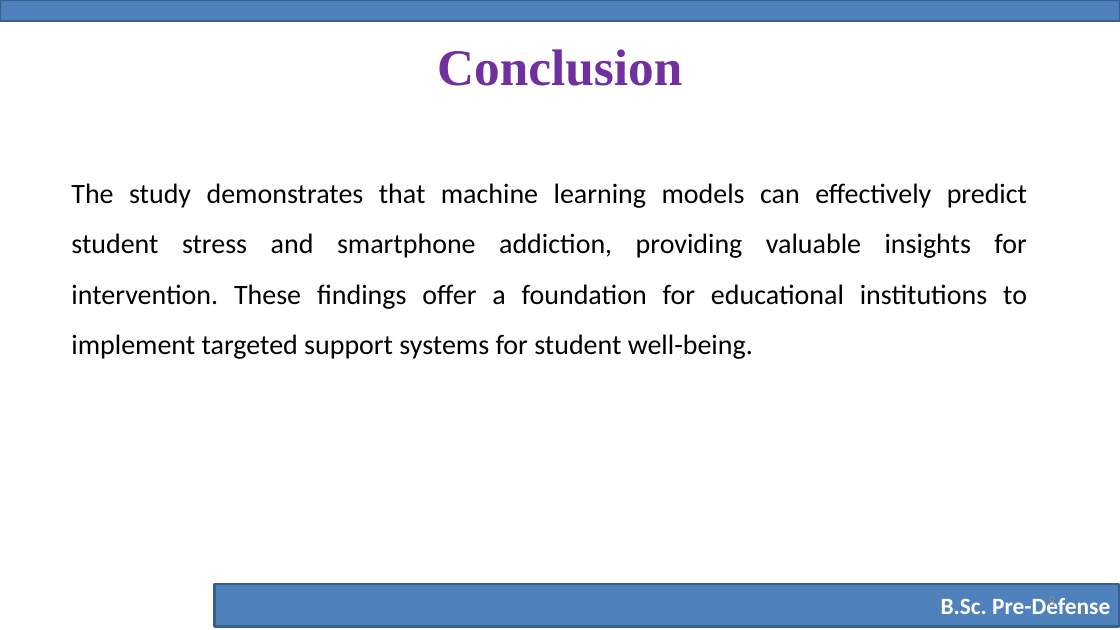
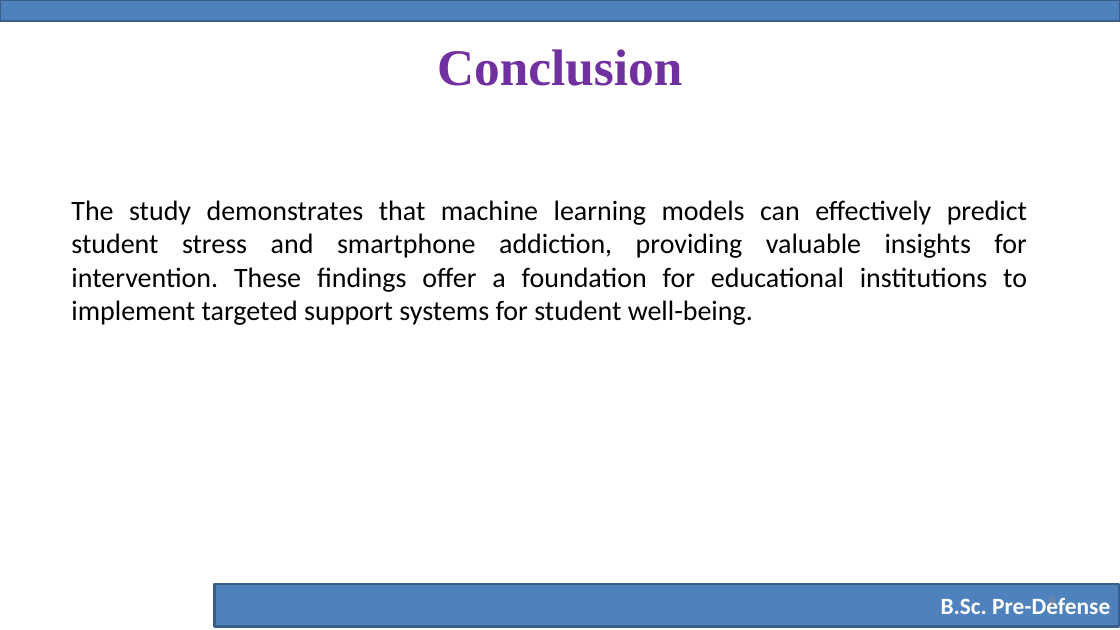
Before and after one commit to yeaminsakib/project, a slide deck: slide 9 of Stress_Prediction/Pre-Defense-Slide-Template.pptx (slide 8 before the commit). Drawn at 1120x630 pixels with LibreOffice and Linux fonts; fonts in the diff are those of the drawing; background and template pictures are left out. Boxes give left, top, right and bottom in pixels: in the first picture for what was removed or moved away, otherwise in the second. Text is boxed around its words. In the diff, an @@ line names an element or a change of style, - is before the commit and + after.

```diff
--- a/Stress_Prediction/Pre-Defense-Slide-Template.pptx
+++ b/Stress_Prediction/Pre-Defense-Slide-Template.pptx
@@ text "The study demonstrates that machine ...": place and size @@
-text "The study demonstrates that machine ..." at bbox=[71, 183, 1027, 359]
+text "The study demonstrates that machine ..." at bbox=[71, 200, 1027, 325]
@@ text "The study demonstrates that machine ..." at bbox=[71, 200, 1027, 325]: line spacing 1.5 to 1 @@
```
Also in this commit, not shown: 5 other slides changed, 2 slides added, 15 other files.
